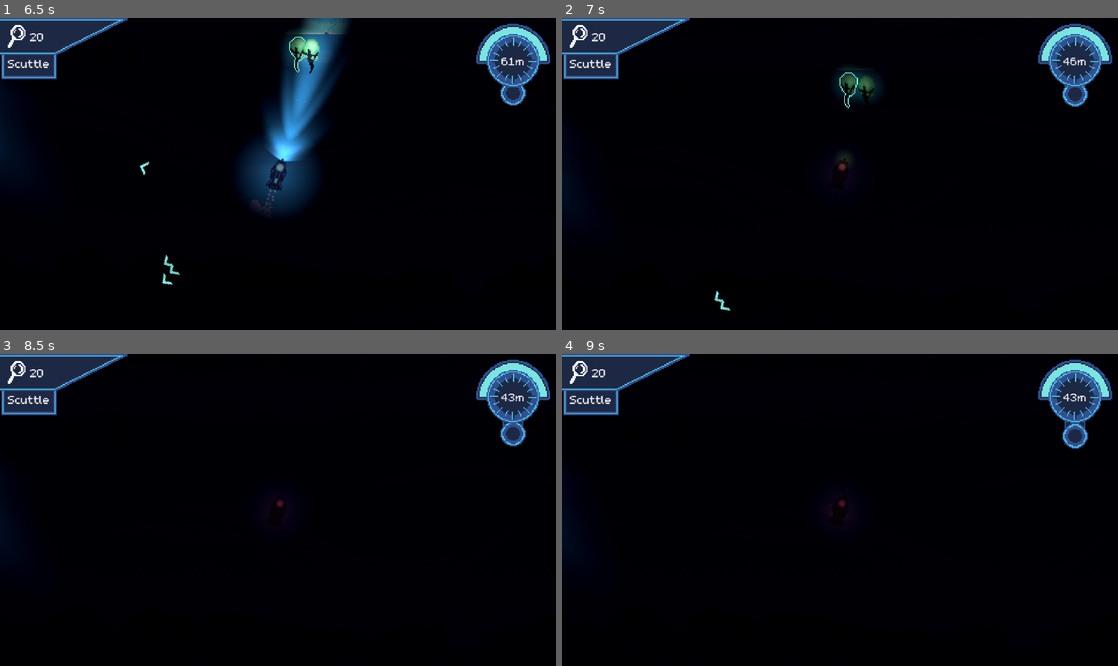
Above: before the commit, frames 1-4 (two rows, left to right).
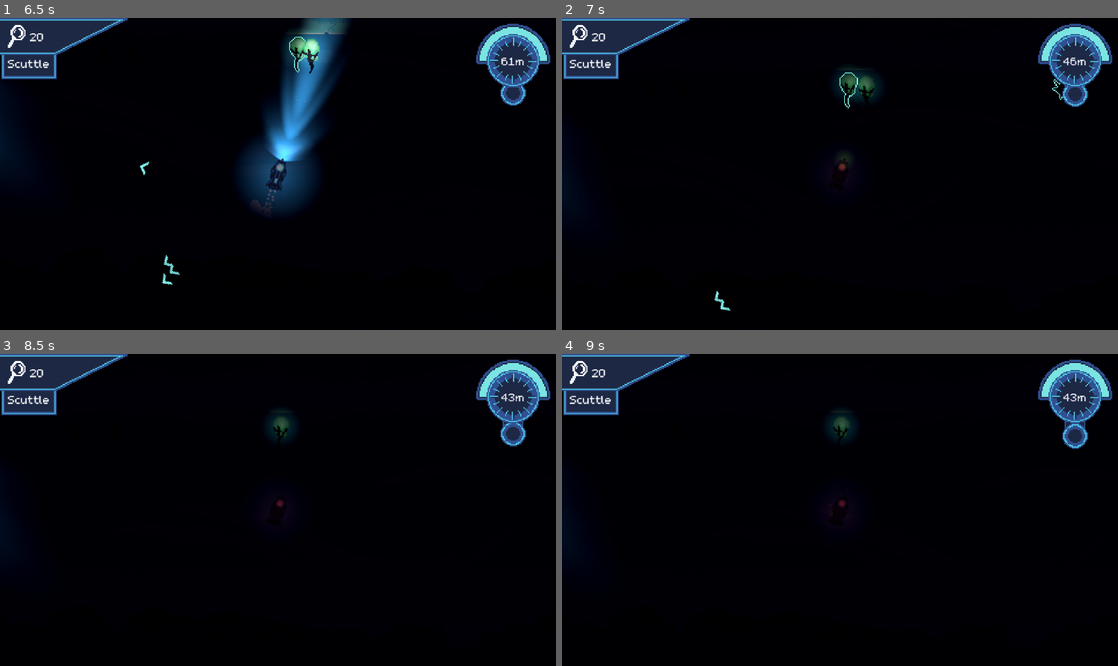
Above: after the commit, the same moments.

Repository: austingwatson/Depths
Game: Godot game, scene res://scenes/game.tscn
Two runs of this game, one before a commit and one after it. Both use one fixed random seed, a clock stepped at 60 frames per second and the inputs below. This scene is started directly instead of the project's main scene. Sound files missing from this copy of the repository are replaced by a short silence.
Inputs (mouse positions are in pixels of both pictures, inside the frame that each line leads up to):
- Up to frame 1 (6.5 s): tap Enter at 0.5 s; move the mouse to (400, 158) at 0.52 s; hold Space (thrust) 0.53-1.28 s; tap Mouse wheel down (change_weapon_down) at 0.6, 4.35 s; click (400, 158) at 0.67 s; move the mouse to (166, 189) at 1.27 s; tap Mouse wheel up (change_weapon_up) at 1.35, 5.1 s; move the mouse to (333, 105) at 2.02 s; hold Right mouse button (rotate) 2.03-2.78 s; hold Space (thrust) 2.03-3.53 s; move the mouse to (250, 236) at 2.77 s; click (250, 236) at 2.85 s; move the mouse to (444, 220) at 3.52 s; tap Shift (sonar) at 3.6 s; move the mouse to (111, 127) at 4.27 s; move the mouse to (305, 174) at 5.02 s; click (305, 174) at 5.17 s; move the mouse to (194, 96) at 5.77 s; hold Space (thrust) from 5.78 s (still down); right-click (194, 96) at 5.85 s
- Up to frame 2 (7 s): keep holding Space (thrust); move the mouse to (962, 158) at 6.52 s; click (962, 158) at 6.6 s
- Up to frame 3 (8.5 s): move the mouse to (166, 525) at 7.27 s; tap Shift (sonar) at 7.35 s; click (166, 525) at 7.42 s; move the mouse to (333, 441) at 8.02 s; release Space (thrust) at 8.03 s; tap Mouse wheel down (change_weapon_down) at 8.1 s
- Up to frame 4 (9 s): move the mouse to (812, 572) at 8.77 s; tap Mouse wheel up (change_weapon_up) at 8.85 s

Frame 1 is identical in both runs. In frame 2, less than 0.1% of the frame differs, in the area x 88-90%, y 19-27%; in frame 3, 0.3%, in the area x 48-53%, y 18-28%; in frame 4, 0.3%.

Commit message:
added fish "prepare" animations and upgrade descriptions.

Diff:
--- a/resources/player_stats.tres
+++ b/resources/player_stats.tres
@@ -21,7 +21,7 @@
 damage = 0
 range = 1000.0
 weapon_cooldown = 1.0
-torpedo_damage = 1
+torpedo_damage = 2
 torpedo_energy = 50.0
 torpedo_cooldown = 0.14
 torpedo_homing = 0.0
@@ -29,7 +29,7 @@
 laser_energy = 1.0
 laser_cooldown = 0.1
 laser_tick_speed = 1.0
-shock_damage = 2
+shock_damage = 4
 shock_energy = 70.0
 shock_cooldown = 0.8
 shock_range = 100.0
--- a/scenes/entity/actor/deep_fish.tscn
+++ b/scenes/entity/actor/deep_fish.tscn
@@ -27,6 +27,10 @@
 atlas = ExtResource("2_v83lt")
 region = Rect2(192, 48, 32, 16)
 
+[sub_resource type="AtlasTexture" id="AtlasTexture_c2g0x"]
+atlas = ExtResource("2_v83lt")
+region = Rect2(192, 64, 32, 16)
+
 [sub_resource type="SpriteFrames" id="SpriteFrames_503ws"]
 animations = [{
 "frames": [{
@@ -44,6 +48,14 @@
 }],
 "loop": true,
 "name": &"default",
+"speed": 5.0
+}, {
+"frames": [{
+"duration": 1.0,
+"texture": SubResource("AtlasTexture_c2g0x")
+}],
+"loop": true,
+"name": &"prepare",
 "speed": 5.0
 }]
 
--- a/scenes/entity/actor/hunter_fish.tscn
+++ b/scenes/entity/actor/hunter_fish.tscn
@@ -27,6 +27,10 @@
 atlas = ExtResource("1_p6sfq")
 region = Rect2(0, 48, 32, 16)
 
+[sub_resource type="AtlasTexture" id="AtlasTexture_il8de"]
+atlas = ExtResource("1_p6sfq")
+region = Rect2(0, 64, 32, 16)
+
 [sub_resource type="SpriteFrames" id="SpriteFrames_mrtdc"]
 animations = [{
 "frames": [{
@@ -45,6 +49,14 @@
 "loop": true,
 "name": &"default",
 "speed": 5.0
+}, {
+"frames": [{
+"duration": 1.0,
+"texture": SubResource("AtlasTexture_il8de")
+}],
+"loop": true,
+"name": &"prepare",
+"speed": 5.0
 }]
 
 [sub_resource type="AtlasTexture" id="AtlasTexture_sdghc"]
@@ -62,6 +74,10 @@
 [sub_resource type="AtlasTexture" id="AtlasTexture_irjld"]
 atlas = ExtResource("1_p6sfq")
 region = Rect2(64, 48, 32, 16)
+
+[sub_resource type="AtlasTexture" id="AtlasTexture_jv8i0"]
+atlas = ExtResource("1_p6sfq")
+region = Rect2(64, 64, 32, 16)
 
 [sub_resource type="SpriteFrames" id="SpriteFrames_ymxha"]
 animations = [{
@@ -81,6 +97,14 @@
 "loop": true,
 "name": &"default",
 "speed": 5.0
+}, {
+"frames": [{
+"duration": 1.0,
+"texture": SubResource("AtlasTexture_jv8i0")
+}],
+"loop": true,
+"name": &"prepare",
+"speed": 5.0
 }]
 
 [sub_resource type="AtlasTexture" id="AtlasTexture_s1v5h"]
@@ -94,6 +118,10 @@
 [sub_resource type="AtlasTexture" id="AtlasTexture_ui7n7"]
 atlas = ExtResource("1_p6sfq")
 region = Rect2(32, 48, 32, 16)
+
+[sub_resource type="AtlasTexture" id="AtlasTexture_rq8sl"]
+atlas = ExtResource("1_p6sfq")
+region = Rect2(32, 64, 32, 16)
 
 [sub_resource type="SpriteFrames" id="SpriteFrames_t877b"]
 animations = [{
@@ -112,6 +140,14 @@
 }],
 "loop": true,
 "name": &"default",
+"speed": 5.0
+}, {
+"frames": [{
+"duration": 1.0,
+"texture": SubResource("AtlasTexture_rq8sl")
+}],
+"loop": true,
+"name": &"prepare",
 "speed": 5.0
 }]
 
--- a/scenes/entity/projectile/shock.tscn
+++ b/scenes/entity/projectile/shock.tscn
@@ -70,7 +70,6 @@
 [node name="HitBox" parent="." instance=ExtResource("2_0iv5t")]
 collision_layer = 2
 collision_mask = 12
-damage = 3
 shape = SubResource("ConvexPolygonShape2D_0iv5t")
 
 [node name="Timer" type="Timer" parent="."]
--- a/scenes/entity/projectile/torpedo.tscn
+++ b/scenes/entity/projectile/torpedo.tscn
@@ -127,7 +127,6 @@
 [node name="Explosion" parent="." instance=ExtResource("2_oaaup")]
 collision_layer = 2
 collision_mask = 12
-damage = 3
 shape = SubResource("CircleShape2D_kjd6s")
 
 [node name="EmergencyLight" type="PointLight2D" parent="."]
--- a/scenes/ui/shop.tscn
+++ b/scenes/ui/shop.tscn
@@ -92,43 +92,43 @@
 [node name="MaxEnergy" parent="Background/MarginContainer/GridContainer" instance=ExtResource("3_2i61c")]
 layout_mode = 2
 store_names = Array[String](["energy1", "energy2", "energy3"])
-tool_tip_strings = Array[String](["energy1", "energy2", "energy3"])
+tool_tip_strings = Array[String](["Increase Max Energy I", "Increase Max Energy II", "Increase Max Energy III"])
 icon_texture = SubResource("AtlasTexture_2i61c")
 
 [node name="MaxHealth" parent="Background/MarginContainer/GridContainer" instance=ExtResource("3_2i61c")]
 layout_mode = 2
 store_names = Array[String](["health1", "health2", "health3"])
-tool_tip_strings = Array[String](["health1", "health2", "health3"])
+tool_tip_strings = Array[String](["Reinforce Hull I", "Reinforce Hull II", "Reinforce Hull III"])
 icon_texture = SubResource("AtlasTexture_85p0y")
 
 [node name="SonarCooldown" parent="Background/MarginContainer/GridContainer" instance=ExtResource("3_2i61c")]
 layout_mode = 2
 store_names = Array[String](["cooldown1", "cooldown2", "cooldown3"])
-tool_tip_strings = Array[String](["cooldown1", "cooldown2", "cooldown3"])
+tool_tip_strings = Array[String](["Decrease Sonar Cooldown I", "Decrease Sonar Cooldown II", "Decrease Sonar Cooldown III"])
 icon_texture = SubResource("AtlasTexture_kdvrj")
 
 [node name="WeaponDamage" parent="Background/MarginContainer/GridContainer" instance=ExtResource("3_2i61c")]
 layout_mode = 2
 store_names = Array[String](["damage1", "damage2", "damage3"])
-tool_tip_strings = Array[String](["damage1", "damage2", "damage3"])
+tool_tip_strings = Array[String](["Weapon Damage I", "Weapon Damage II", "Weapon Damage III"])
 icon_texture = SubResource("AtlasTexture_atewb")
 
 [node name="Torpedo" parent="Background/MarginContainer/GridContainer" instance=ExtResource("3_2i61c")]
 layout_mode = 2
 store_names = Array[String](["homing"])
-tool_tip_strings = Array[String](["homing"])
+tool_tip_strings = Array[String](["Homing Torpedoes"])
 icon_texture = SubResource("AtlasTexture_mk32u")
 
 [node name="Laser" parent="Background/MarginContainer/GridContainer" instance=ExtResource("3_2i61c")]
 layout_mode = 2
 store_names = Array[String](["laser", "laser_cost"])
-tool_tip_strings = Array[String](["laser", "laser_cost"])
+tool_tip_strings = Array[String](["Laser Drill", "Energy Efficient Laser"])
 icon_texture = SubResource("AtlasTexture_quulj")
 
 [node name="Shock" parent="Background/MarginContainer/GridContainer" instance=ExtResource("3_2i61c")]
 layout_mode = 2
 store_names = Array[String](["shock", "shock_range"])
-tool_tip_strings = Array[String](["shock", "shock_range"])
+tool_tip_strings = Array[String](["Shock Cannon", "Improved Shock Range"])
 icon_texture = SubResource("AtlasTexture_xk8hd")
 
 [node name="Close" type="TextureButton" parent="Background"]
Not shown: 1 places in scenes/entity/actor/deep_fish.tscn that only renumber resources
Not shown: 1 places in scenes/entity/actor/hunter_fish.tscn that only renumber resources
